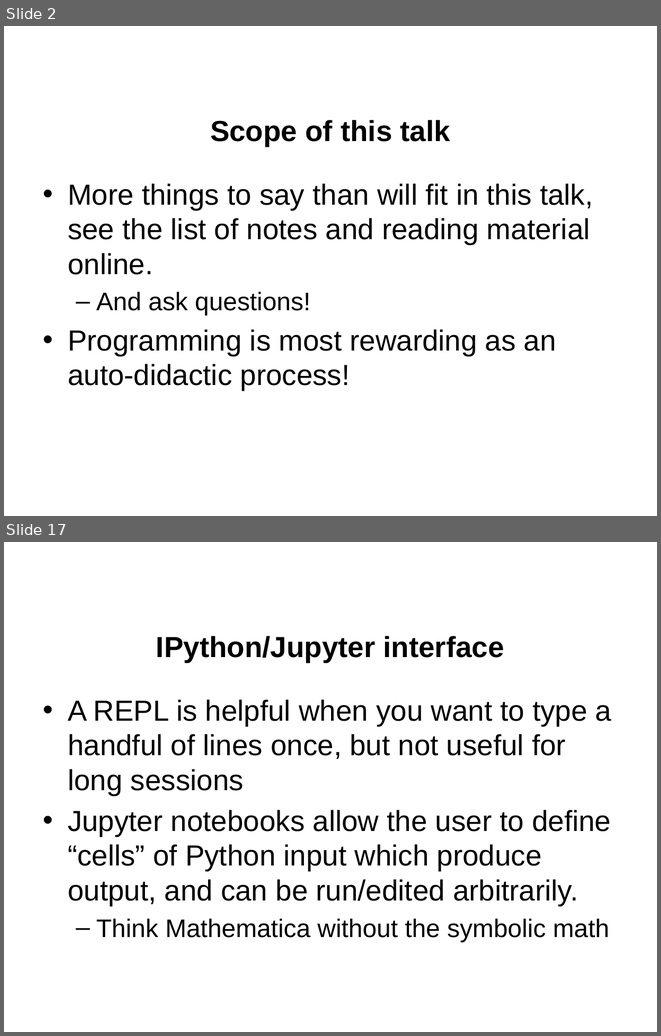
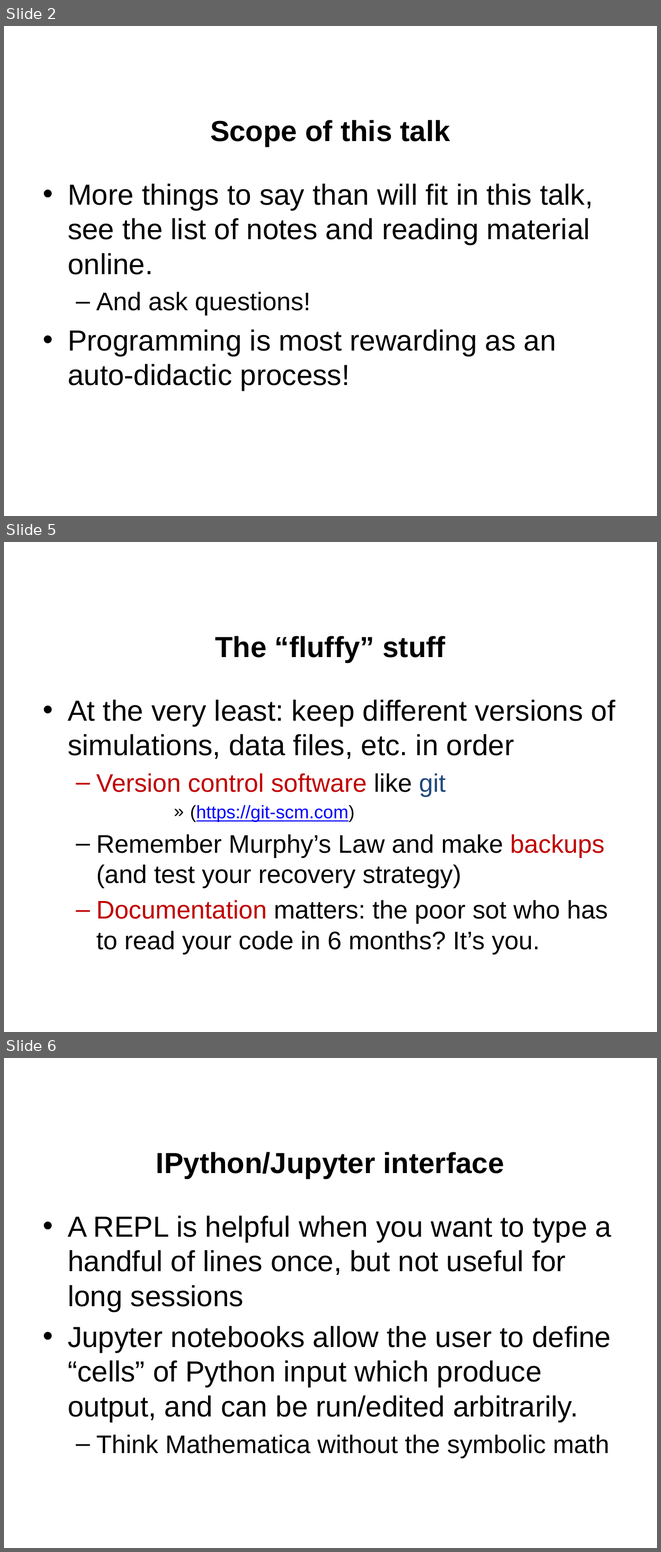
Before and after one commit to jgerity/talks, a slide deck: 2016/computing_workgroup/intro-to-python/intro-to-python.pptx. Shown one above the other, each under a label of ours: slides 2 and 17 before the commit, slides 2, 5 and 6 after it; the slides between them are not shown. The pictures are 661x1036 and 661x1552 pixels, drawn with LibreOffice and Linux fonts; fonts in the diff are those of the drawing; background and template pictures are left out. Boxes give left, top, right and bottom in pixels: in the first picture for what was removed or moved away, otherwise in the second. Text is boxed around its words. In the diff, an @@ line names an element or a change of style, - is before the commit and + after.

```diff
--- a/2016/computing_workgroup/intro-to-python/intro-to-python.pptx
+++ b/2016/computing_workgroup/intro-to-python/intro-to-python.pptx
@@ slide 5 added at (x1=4, y1=542, x2=657, y2=1032), background picture (left out) @@
@@ title added at (x1=215, y1=636, x2=445, y2=662), 32 pt, text #000000, bold @@
+The “fluffy” stuff
@@ text added at (x1=68, y1=699, x2=616, y2=954), 28 pt, text #000000 @@
+• At the very least: keep different versions of simulations, data files, etc. in order
+  – Version control software like git
+        » (https://git-scm.com)
+  – Remember Murphy’s Law and make backups (and test your recovery strategy)
+  – Documentation matters: the poor sot who has to read your code in 6 months? It’s you.
@@ what was slide 17 is now slide 6 @@
```
Also in this commit, not shown: 1 slide changed, 2 other slides added, 22 slides removed.
